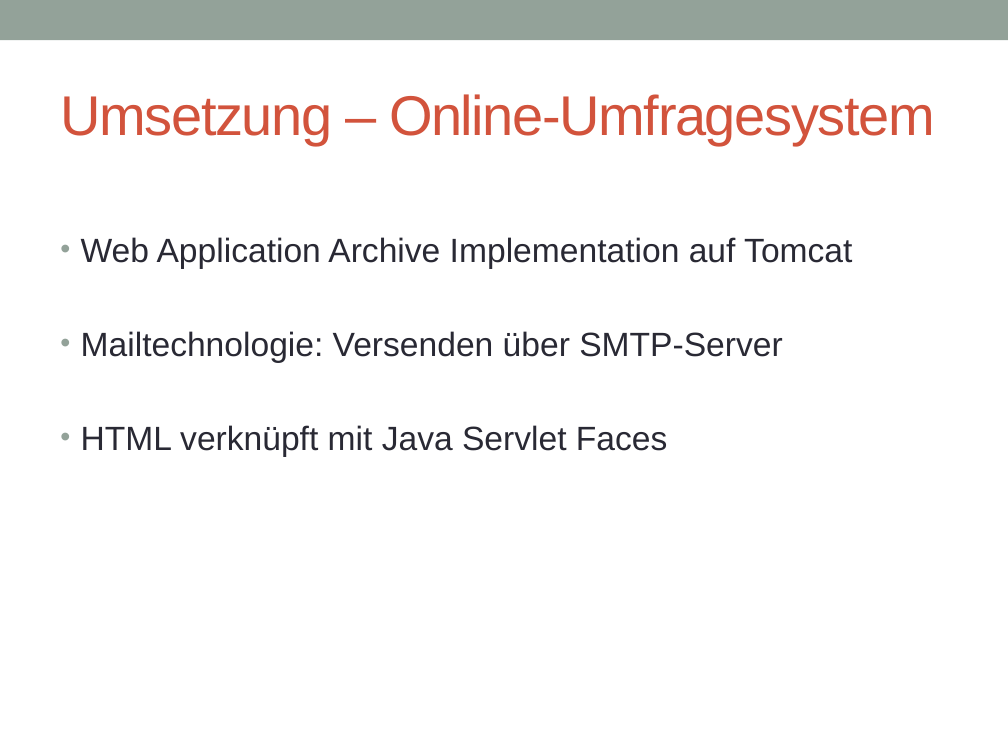
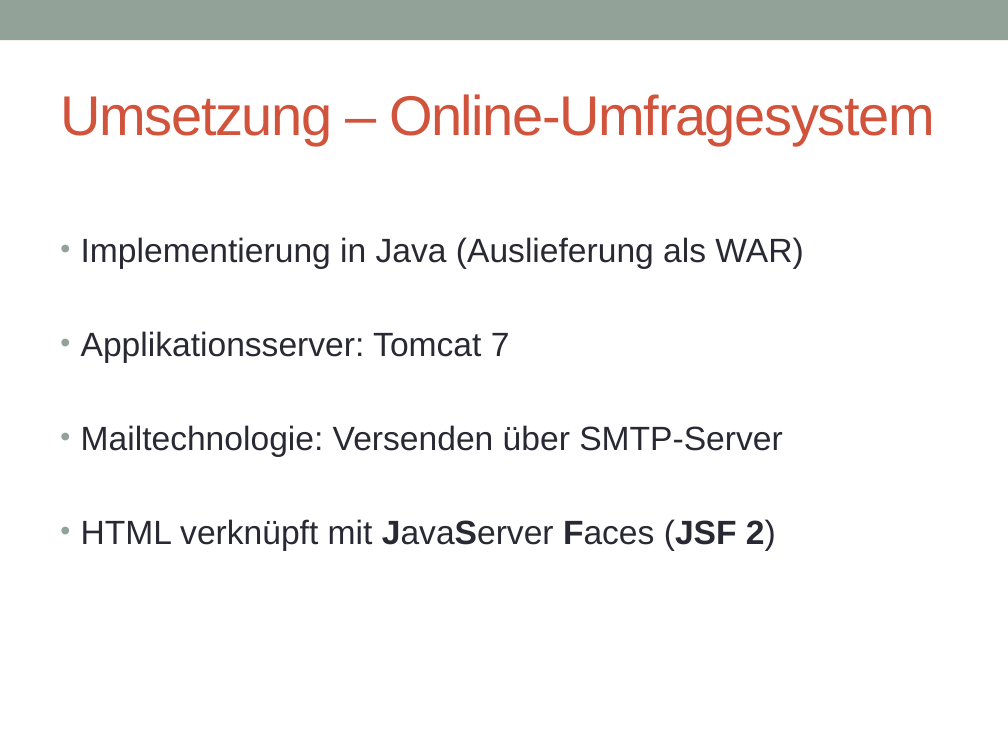
Before and after one commit to dhoppenkamps/OnlineUmfrage, a slide deck: slide 11 of Dokumentation/online-umfrage-päsi.pptx. Drawn at 1008x756 pixels with LibreOffice and Linux fonts; fonts in the diff are those of the drawing. Boxes give left, top, right and bottom in pixels: in the first picture for what was removed or moved away, otherwise in the second. Text is boxed around its words. In the diff, an @@ line names an element or a change of style, - is before the commit and + after.

```diff
--- a/Dokumentation/online-umfrage-päsi.pptx
+++ b/Dokumentation/online-umfrage-päsi.pptx
@@ text at <box>81,237,803,363</box>: text changed @@
-• Web Application Archive Implementation auf Tomcat
+• Implementierung in Java (Auslieferung als WAR)
+• Applikationsserver: Tomcat 7
@@ text at <box>81,519,776,551</box>: text changed @@
-• HTML verknüpft mit Java Servlet Faces
+• HTML verknüpft mit JavaServer Faces (JSF 2)
```
Also in this commit, not shown: 1 other slide changed, 4 other files.
